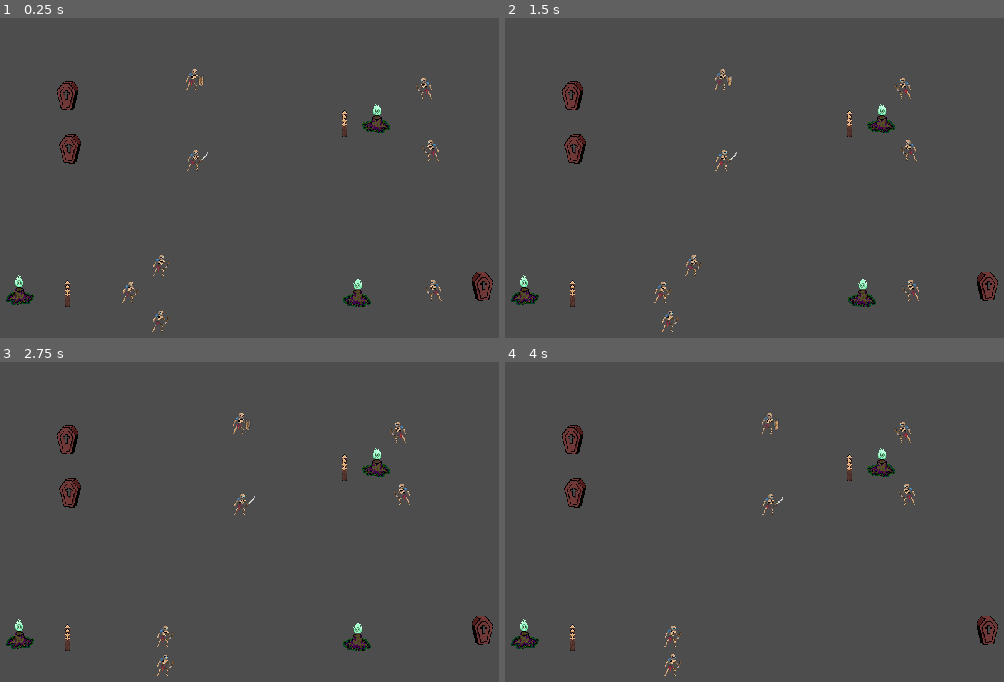
Above: before the commit, frames 1-4 (two rows, left to right).
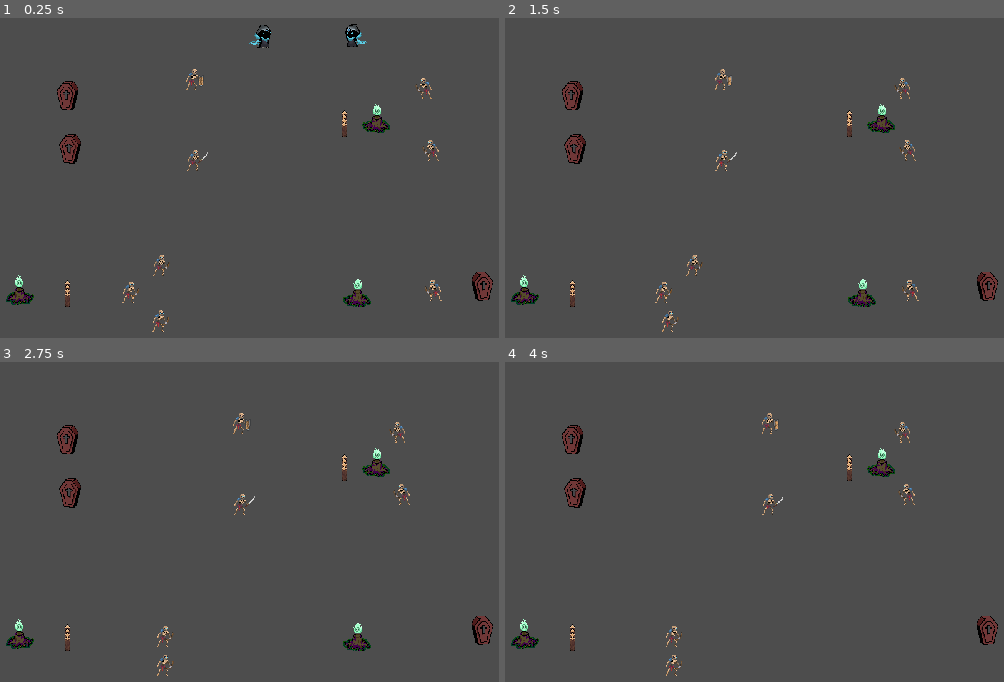
Above: after the commit, the same moments.

Repository: LLocke8/LudumDare55
Game: Godot game, scene res://Test.tscn
Same seed, same stepped clock (60 frames per second), same inputs: the game is played once before the commit and once after it. Before the commit the project has no main scene; this scene is started directly in both runs. The engine's default icon, where the game draws it, is replaced by a stand-in: a white triangle on a blue panel in a dark square.
Inputs:
- Up to frame 1 (0.25 s): no input
- Up to frame 2 (1.5 s): no input
- Up to frame 3 (2.75 s): no input
- Up to frame 4 (4 s): no input

The runs differ from the first frame. In frame 1, 0.5% of the frame differs, in the area x 24-89%, y 1-99%; in frame 2, 0.4%; in frame 3, less than 0.1%; in frame 4, 0.3%.

Commit message:
Aggiunto Mage Skeleton
Da capire se la skin inserita è corretta (Sourcer non Mage Skeleton).

Diff:
--- /dev/null
+++ b/Entity/Unit/Mage Skeleton/Mage Skeleton.gd
@@ -0,0 +1,21 @@
+extends Unit
+
+class_name Mage_Skeleton
+
+@export var aggro_node : Node
+@export var attack_node : Node
+
+func _process(delta):
+	if attack_node.target != null:
+		dir = Vector2(0,0)
+	elif aggro_node.target != null:
+		dir = global_position.direction_to(aggro_node.target.global_position)
+	else:
+		dir = base_dir
+
+func _ready():
+	super()
+	if is_player:
+		attack_node.position += Vector2(200,0)
+	else:
+		attack_node.position += Vector2(-200,0)
--- /dev/null
+++ b/Entity/Unit/Mage Skeleton/Mage Skeleton.tscn
@@ -0,0 +1,45 @@
+[gd_scene load_steps=8 format=3 uid="uid://dmx5nctv43wj1"]
+
+[ext_resource type="PackedScene" uid="uid://dbqk4unb757py" path="res://Entity/Unit/Unit.tscn" id="1_7gmr2"]
+[ext_resource type="Script" path="res://Entity/Unit/Mage Skeleton/Mage Skeleton.gd" id="2_lth5v"]
+[ext_resource type="Texture2D" uid="uid://djgi4mb60a3mj" path="res://Entity/Unit/Mage Skeleton/Sorcerer.png" id="3_0kdia"]
+[ext_resource type="PackedScene" uid="uid://ciu0xt8d5rkf8" path="res://Entity/Traits/Attack.tscn" id="3_yd0tb"]
+
+[sub_resource type="SpriteFrames" id="SpriteFrames_vs54v"]
+animations = [{
+"frames": [{
+"duration": 1.0,
+"texture": ExtResource("3_0kdia")
+}],
+"loop": true,
+"name": &"default",
+"speed": 5.0
+}]
+
+[sub_resource type="CircleShape2D" id="CircleShape2D_henra"]
+radius = 38.71
+
+[sub_resource type="RectangleShape2D" id="RectangleShape2D_5gdy2"]
+size = Vector2(175, 40)
+
+[node name="Mage_Skeleton" node_paths=PackedStringArray("aggro_node", "attack_node") instance=ExtResource("1_7gmr2")]
+script = ExtResource("2_lth5v")
+aggro_node = NodePath("Aggro")
+attack_node = NodePath("Attack")
+speed = 30
+max_hp = 5
+hp = 5
+
+[node name="AnimatedSprite2D" parent="." index="0"]
+sprite_frames = SubResource("SpriteFrames_vs54v")
+
+[node name="CollisionShape2D" parent="." index="1"]
+position = Vector2(1.5, 0.5)
+
+[node name="Aggro" parent="." index="2"]
+shape = SubResource("CircleShape2D_henra")
+
+[node name="Attack" parent="." index="3" instance=ExtResource("3_yd0tb")]
+damage = 4
+attack_speed = 1.0
+shape = SubResource("RectangleShape2D_5gdy2")
--- a/Entity/Unit/Skeleton Archer/Skeleton Archer.tscn
+++ b/Entity/Unit/Skeleton Archer/Skeleton Archer.tscn
@@ -29,7 +29,7 @@
 script = ExtResource("2_swggk")
 aggro_node = NodePath("Aggro")
 attack_node = NodePath("Attack")
-speed = 35
+speed = 36
 max_hp = 3
 hp = 3
 
--- a/Test.tscn
+++ b/Test.tscn
@@ -6,6 +6,7 @@
 [ext_resource type="PackedScene" uid="uid://dwxbiuq0dc3mi" path="res://Entity/Unit/Shield Skeleton/Shield Skeleton.tscn" id="3_78rvr"]
 [ext_resource type="PackedScene" uid="uid://dxp670ket68sq" path="res://Entity/Unit/Skeleton Archer/Skeleton Archer.tscn" id="3_fe5o3"]
 [ext_resource type="PackedScene" uid="uid://5sfooy35lit0" path="res://Entity/Structure/Coffin/Coffin.tscn" id="4_tftsh"]
+[ext_resource type="PackedScene" uid="uid://dmx5nctv43wj1" path="res://Entity/Unit/Mage Skeleton/Mage Skeleton.tscn" id="7_3x67x"]
 
 [node name="Test" type="Node2D"]
 
@@ -66,3 +67,10 @@
 
 [node name="Skeleton Archer6" parent="." instance=ExtResource("3_fe5o3")]
 position = Vector2(436, 475)
+
+[node name="Mage_Skeleton" parent="." instance=ExtResource("7_3x67x")]
+position = Vector2(659, 110)
+
+[node name="Mage_Skeleton2" parent="." instance=ExtResource("7_3x67x")]
+position = Vector2(708, 109)
+is_player = false
--- a/project.godot
+++ b/project.godot
@@ -13,6 +13,7 @@
 config/name="LudumDare55"
 config/description="Entry for the Ludum Dare 55 game contest. "
 config/version="v0.0.1"
+run/main_scene="res://Test.tscn"
 config/features=PackedStringArray("4.2", "GL Compatibility")
 config/icon="res://icon.svg"
 
Binary file added: Entity/Unit/Mage Skeleton/Sorcerer.png
Not shown, added: Entity/Unit/Mage Skeleton/Sorcerer.png.import
Not shown: 1 places in Test.tscn that only renumber resources
